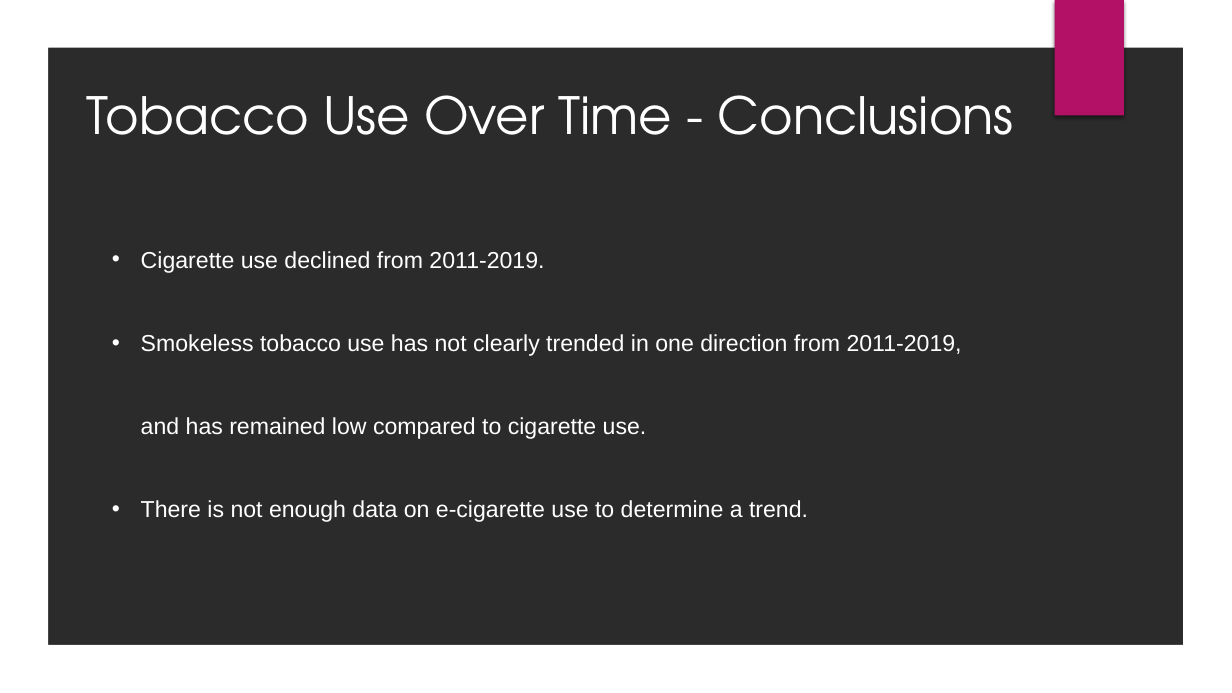
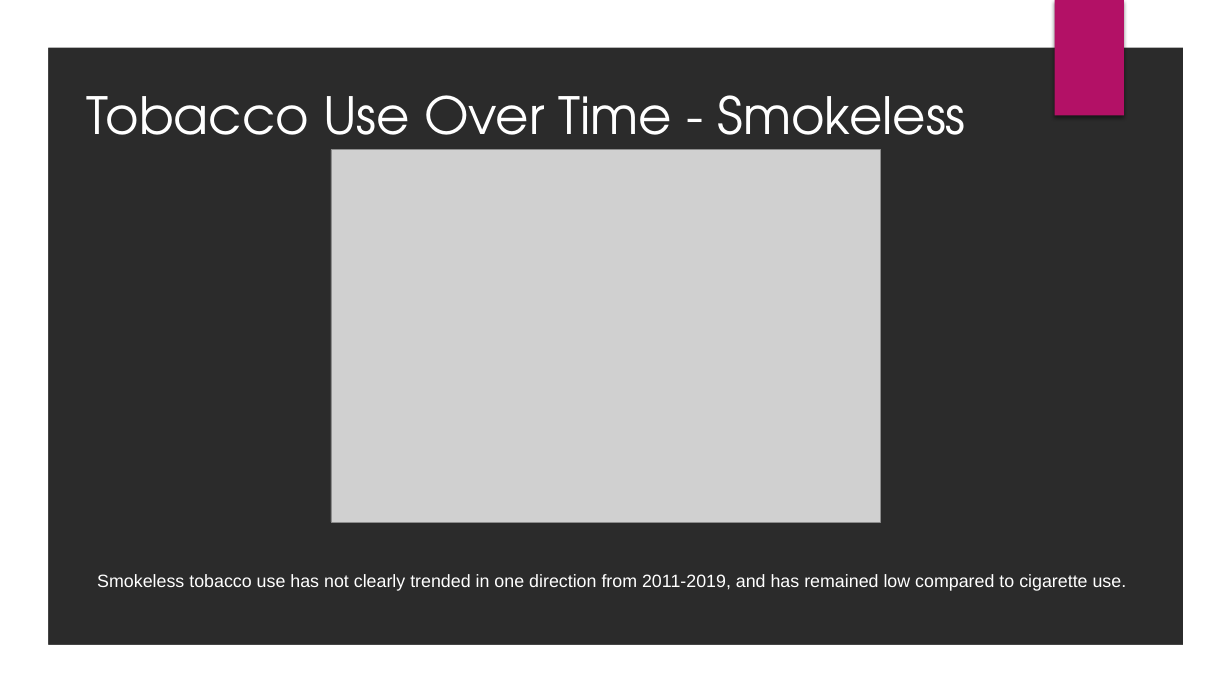
Before and after one commit to nickmille96/Project-1, a slide deck: slide 6 of Analysis of Tobacco Use Pres.pptx. Drawn at 1232x693 pixels with LibreOffice and Linux fonts; fonts in the diff are those of the drawing; grey boxes stand for pictures; background and template pictures are left out; a plain dark background stands for a picture behind light text. Boxes give left, top, right and bottom in pixels: in the first picture for what was removed or moved away, otherwise in the second. Text is boxed around its words. In the diff, an @@ line names an element or a change of style, - is before the commit and + after.

```diff
--- a/Analysis of Tobacco Use Pres.pptx
+++ b/Analysis of Tobacco Use Pres.pptx
@@ text at (86,95,966,158): text changed @@
-Tobacco Use Over Time - Conclusions
+Tobacco Use Over Time - Smokeless
@@ picture added at (331,150,881,522) @@
@@ text at (141,251,544,273): paragraph removed @@
-• Cigarette use declined from 2011-2019.
@@ text at (141,500,808,522): paragraph removed @@
-• There is not enough data on e-cigarette use to determine a trend.
@@ text "Smokeless tobacco use has not ...": place and size @@
-text "Smokeless tobacco use has not ..." at (141,251,962,522)
+text "Smokeless tobacco use has not ..." at (97,574,1127,591)
@@ text "Smokeless tobacco use has not ..." at (97,574,1127,591): size 18 to 13.9 pt; bullet • to none; line spacing 3 to 2.8 @@
```
Also in this commit, not shown: 2 other slides changed, 1 slide added.
